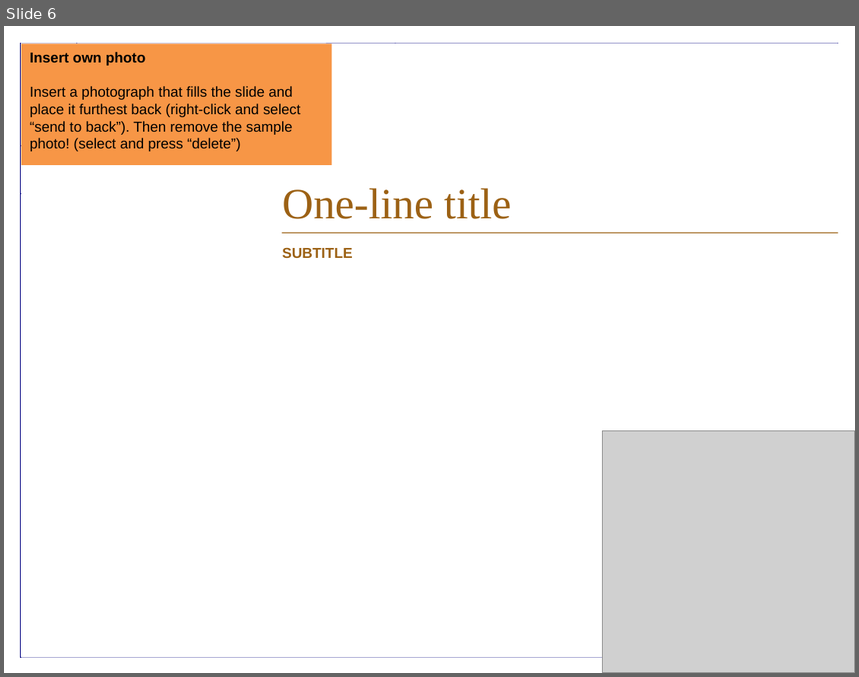
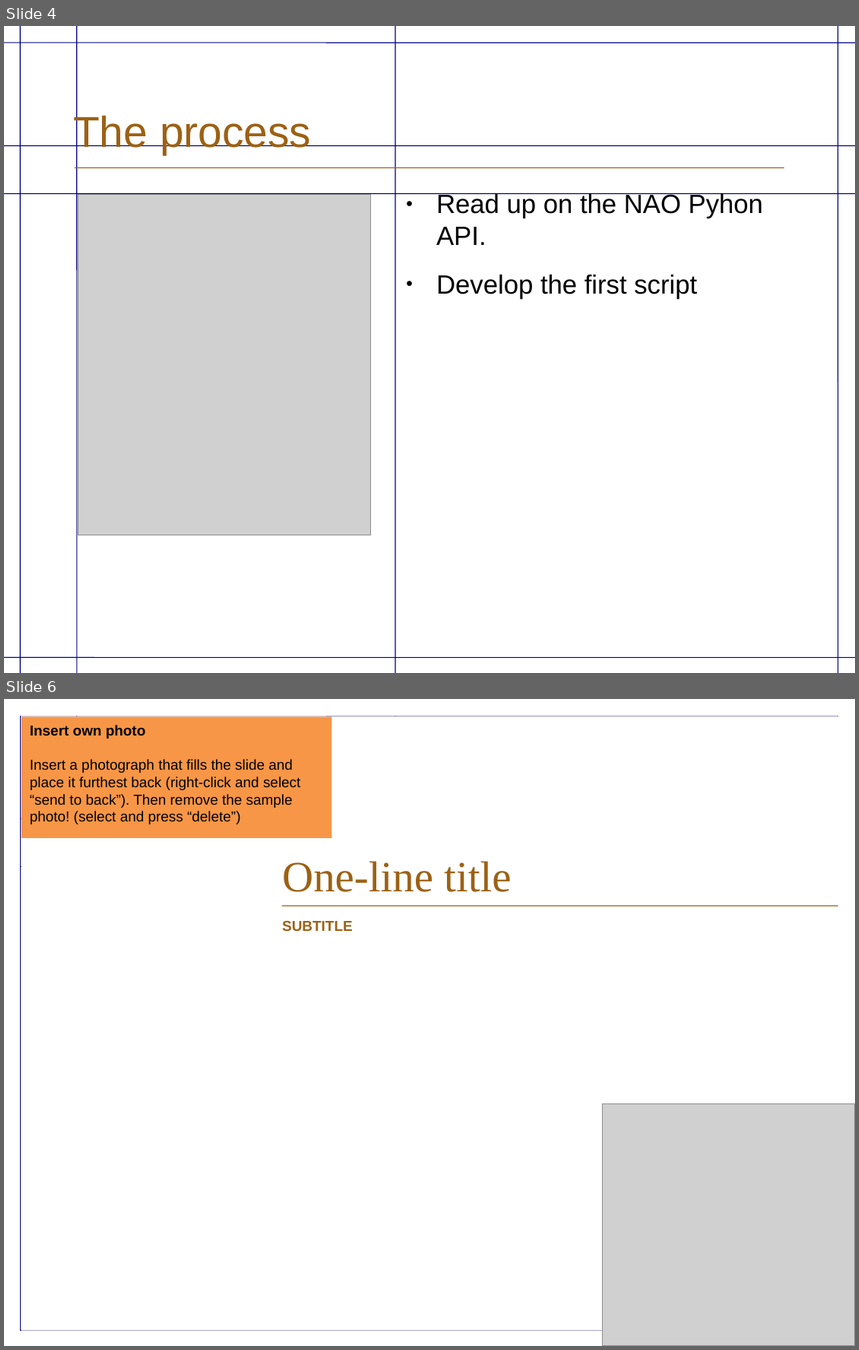
Before and after one commit to TabTabTab/NaoPresentation, a slide deck: NAOPresentation.odp. Shown one above the other, each under a label of ours: slide 6 before the commit, slides 4 and 6 after it; the slides between them are not shown. The pictures are 859x677 and 859x1350 pixels, drawn with LibreOffice and Linux fonts; fonts in the diff are those of the drawing; grey boxes stand for pictures; background and template pictures are left out. Boxes give left, top, right and bottom in pixels: in the first picture for what was removed or moved away, otherwise in the second. Text is boxed around its words. In the diff, an @@ line names an element or a change of style, - is before the commit and + after.

```diff
--- a/NAOPresentation.odp
+++ b/NAOPresentation.odp
@@ slide 4 added at [4, 26, 855, 673], background #FFFFFF; not listed: 8 template elements that a slide beside it also shows @@
@@ title added at [73, 113, 311, 155], 36 pt, text #9C6114 @@
+The process
@@ line added from (74, 168) to (785, 168), #9C6114 0.74 pt @@
@@ picture added at [78, 195, 371, 535] @@
@@ text added at [436, 193, 763, 299], 22 pt, text #000000 @@
+● Read up on the NAO Pyhon API.
+● Develop the first script
```
Also in this commit, not shown: 3 slides changed, 1 slide removed, 1 other file.
